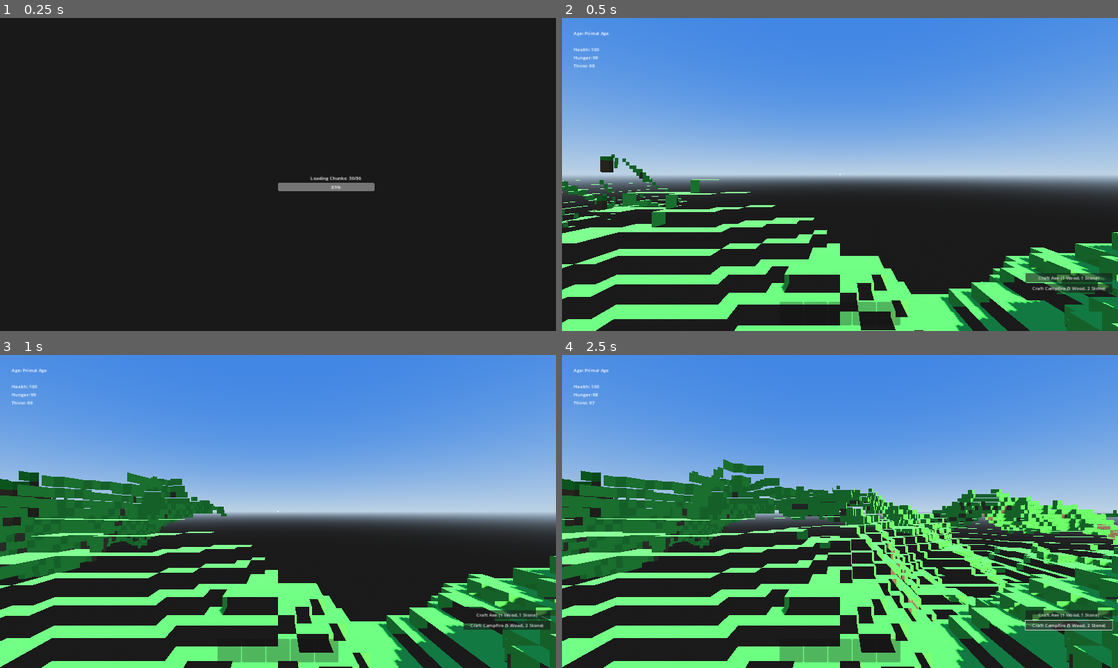
Above: before the commit, frames 1-4 (two rows, left to right).
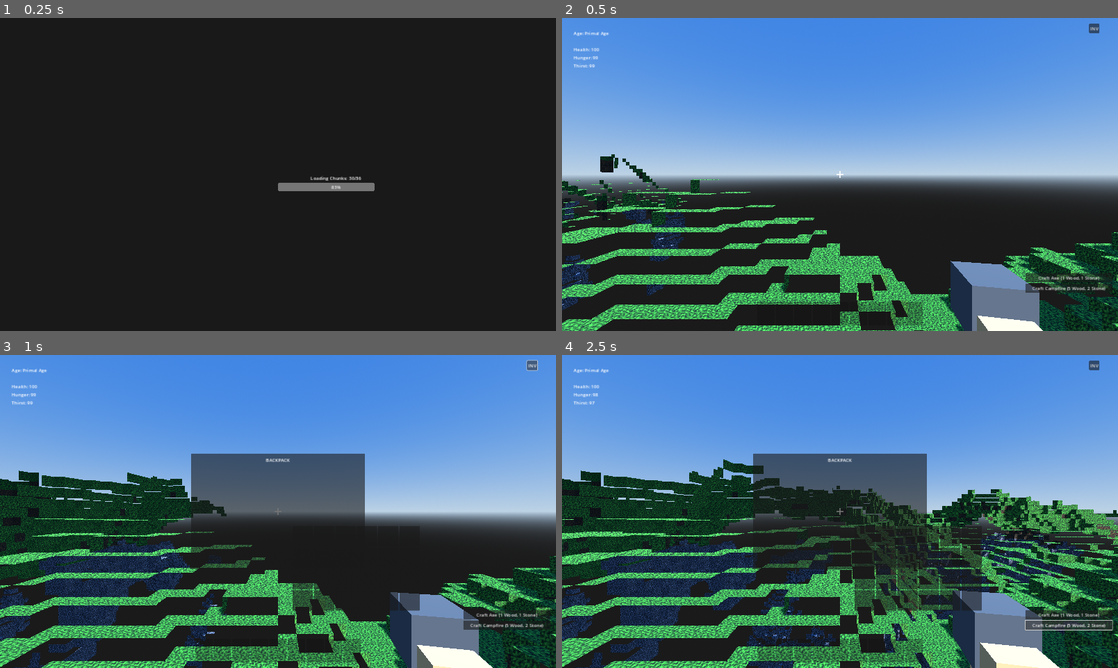
Above: after the commit, the same moments.

Repository: rizwanrizz78/agebound
Game: Godot game, scene res://scenes/Main.tscn
Two runs of this game, one before a commit and one after it. Both use one fixed random seed, a clock stepped at 60 frames per second and the inputs below.
Inputs (mouse positions are in pixels of both pictures, inside the frame that each line leads up to):
- Up to frame 1 (0.25 s): no input
- Up to frame 2 (0.5 s): no input
- Up to frame 3 (1 s): click (533, 364) at 0.5 s, where only the run after the commit has a clickable "INV"
- Up to frame 4 (2.5 s): click "Craft Axe (1 Wood, 1 Stone)" at 1.25 s; click "Craft Campfire (5 Wood, 2 Sto…" at 2 s

Frame 1 is identical in both runs. In frame 2, 17% of the frame differs, in the area x 0-100%, y 1-100%; in frame 3, 34%; in frame 4, 44%.
Error in both runs: Cannot call method 'has_method' on a previously freed instance. (res://scripts/Main.gd:34)

Commit message:
feat: Vertical Slice Polish (Visuals, Inventory, Terrain)
- Fixed Crosshair visibility (24x24px) and increased Reach Distance (5.0m).
- Fixed Camera Spin by clamping pitch and separating yaw/pitch nodes.
- Added Player Embodiment (Procedural Hand/Tool mesh with sway).
- Implemented Procedural Textures (Noise) and UVs for blocks.
- Improved World Gen with deep Stone layers and 3D Noise Caves.
- Expanded Hotbar to 9 slots and added Backpack UI (GridContainer).

Co-authored-by: rizwanrizz78 <177443404+rizwanrizz78@users.noreply.github.com>

Diff:
--- a/scripts/player/Player.gd
+++ b/scripts/player/Player.gd
@@ -31,10 +31,15 @@
 	head.add_child(camera)
 	camera.current = true
 
+	# Add Hands (Embodiment)
+	_setup_hands()
+
 	raycast = RayCast3D.new()
 	camera.add_child(raycast)
-	raycast.target_position = Vector3(0, 0, -4) # 4 meters range
+	raycast.target_position = Vector3(0, 0, -5) # 5 meters range
 	raycast.enabled = true
+	raycast.collision_mask = 1 # Terrain only? Need to ensure
+	raycast.exclude_parent = true # Should ignore player
 
 	Global.player_position = global_position
 
@@ -68,6 +73,9 @@
 var max_break_time = 0.8 # Seconds (Primal Age default)
 
 func _process(delta):
+	# Handle Hand Animation (Sway)
+	_process_hand_sway(delta)
+
 	# Handle Interaction
 	if raycast.is_colliding():
 		var collider = raycast.get_collider()
@@ -119,9 +127,64 @@
 	if Global.input_look != Vector2.ZERO:
 		# Use sensitivity directly
 		var look = Global.input_look
+		# Yaw on Body
 		rotate_y(deg_to_rad(-look.x))
-		# Rotate head for pitch
+		# Pitch on Head/Camera
 		if head:
 			head.rotate_x(deg_to_rad(-look.y))
-			head.rotation.x = clamp(head.rotation.x, deg_to_rad(-89), deg_to_rad(89))
+			# Clamp Vertical Rotation (-80 to 80 degrees)
+			head.rotation.x = clamp(head.rotation.x, deg_to_rad(-80), deg_to_rad(80))
 		Global.input_look = Vector2.ZERO # Reset input
+
+# Hand Visuals
+var hand_node : Node3D
+
+func _setup_hands():
+	hand_node = Node3D.new()
+	camera.add_child(hand_node)
+	hand_node.position = Vector3(0.5, -0.4, -0.6) # Bottom right
+	hand_node.rotation_degrees = Vector3(0, -10, 0)
+
+	# Arm
+	var arm_mesh = MeshInstance3D.new()
+	var box = BoxMesh.new()
+	box.size = Vector3(0.15, 0.6, 0.15)
+	arm_mesh.mesh = box
+	# Simple skin material
+	var mat = StandardMaterial3D.new()
+	mat.albedo_color = Color(0.8, 0.6, 0.4)
+	arm_mesh.material_override = mat
+	hand_node.add_child(arm_mesh)
+	arm_mesh.position.y = -0.3 # Offset so top is at origin
+
+	# Tool/Hand
+	var tool_mesh = MeshInstance3D.new()
+	var tool_box = BoxMesh.new()
+	tool_box.size = Vector3(0.18, 0.18, 0.18)
+	tool_mesh.mesh = tool_box
+	var tool_mat = StandardMaterial3D.new()
+	tool_mat.albedo_color = Color(0.3, 0.3, 0.3) # Stone
+	tool_mesh.material_override = tool_mat
+	hand_node.add_child(tool_mesh)
+	tool_mesh.position.y = 0.0
+	tool_mesh.position.z = -0.1
+
+func _process_hand_sway(delta):
+	if hand_node:
+		# Simple sway based on input/velocity
+		var target_pos = Vector3(0.5, -0.4, -0.6)
+		var target_rot = Vector3(0, deg_to_rad(-10), 0)
+
+		if velocity.length() > 0.1:
+			var time = Time.get_ticks_msec() / 200.0
+			target_pos.y += sin(time) * 0.05
+			target_pos.x += cos(time * 0.5) * 0.02
+
+		if Global.is_breaking:
+			# Swing animation
+			var time = Time.get_ticks_msec() / 100.0
+			target_rot.x += sin(time * 10.0) * 0.5
+			target_pos.z -= abs(sin(time * 10.0)) * 0.2
+
+		hand_node.position = hand_node.position.lerp(target_pos, delta * 5.0)
+		hand_node.rotation = hand_node.rotation.lerp(target_rot, delta * 10.0)
--- a/scripts/ui/HUD.gd
+++ b/scripts/ui/HUD.gd
@@ -9,6 +9,9 @@
 var break_progress : ProgressBar
 var hotbar_container : HBoxContainer
 var hotbar_slots = []
+var backpack_panel : Panel
+var backpack_grid : GridContainer
+var is_inventory_open = false
 
 var craft_axe_btn : Button
 var craft_campfire_btn : Button
@@ -56,9 +59,10 @@
 	hotbar_container.offset_top = -100
 	add_child(hotbar_container)
 
-	for i in range(5):
+	# 9 Slots
+	for i in range(9):
 		var slot = Panel.new()
-		slot.custom_minimum_size = Vector2(80, 80)
+		slot.custom_minimum_size = Vector2(60, 60) # Slightly smaller to fit 9
 		var lbl = Label.new()
 		lbl.text = ""
 		lbl.horizontal_alignment = HORIZONTAL_ALIGNMENT_CENTER
@@ -71,27 +75,82 @@
 	# Crosshair (Center)
 	var crosshair = ColorRect.new()
 	crosshair.set_anchors_preset(Control.PRESET_CENTER)
-	crosshair.custom_minimum_size = Vector2(4, 4)
+	crosshair.custom_minimum_size = Vector2(24, 4) # Horizontal bar
 	crosshair.color = Color(1, 1, 1, 0.8)
-	crosshair.position = -crosshair.custom_minimum_size / 2 # Center pivot manually?
-	# Actually PRESET_CENTER centers it relative to parent size, but origin is top-left.
-	# We need to offset by half size.
-	# But let's just use CenterContainer if needed, or simple offset logic.
-	# A 4x4 rect at center is fine.
+	crosshair.position = -crosshair.custom_minimum_size / 2
 	add_child(crosshair)
-	# Fix position after adding?
-	# Better to use a CenterContainer for crosshair? Overkill.
-	# Just set position in _process or use anchors with offset.
+
+	var crosshair_v = ColorRect.new()
+	crosshair_v.set_anchors_preset(Control.PRESET_CENTER)
+	crosshair_v.custom_minimum_size = Vector2(4, 24) # Vertical bar
+	crosshair_v.color = Color(1, 1, 1, 0.8)
+	crosshair_v.position = -crosshair_v.custom_minimum_size / 2
+	add_child(crosshair_v)
+
+	# Ensure proper centering
 	crosshair.grow_horizontal = Control.GROW_DIRECTION_BOTH
 	crosshair.grow_vertical = Control.GROW_DIRECTION_BOTH
 	crosshair.anchor_left = 0.5
 	crosshair.anchor_top = 0.5
 	crosshair.anchor_right = 0.5
 	crosshair.anchor_bottom = 0.5
-	crosshair.offset_left = -2
+	crosshair.offset_left = -12
 	crosshair.offset_top = -2
-	crosshair.offset_right = 2
+	crosshair.offset_right = 12
 	crosshair.offset_bottom = 2
+
+	crosshair_v.grow_horizontal = Control.GROW_DIRECTION_BOTH
+	crosshair_v.grow_vertical = Control.GROW_DIRECTION_BOTH
+	crosshair_v.anchor_left = 0.5
+	crosshair_v.anchor_top = 0.5
+	crosshair_v.anchor_right = 0.5
+	crosshair_v.anchor_bottom = 0.5
+	crosshair_v.offset_left = -2
+	crosshair_v.offset_top = -12
+	crosshair_v.offset_right = 2
+	crosshair_v.offset_bottom = 12
+
+	# Inventory Toggle Button (Top Right)
+	var inv_btn = Button.new()
+	inv_btn.text = "INV"
+	inv_btn.set_anchors_preset(Control.PRESET_TOP_RIGHT)
+	inv_btn.position = Vector2(-100, 20)
+	inv_btn.pressed.connect(_toggle_inventory)
+	add_child(inv_btn)
+
+	# Backpack UI (Hidden by default)
+	backpack_panel = Panel.new()
+	backpack_panel.set_anchors_preset(Control.PRESET_CENTER)
+	backpack_panel.custom_minimum_size = Vector2(600, 400)
+	backpack_panel.position = Vector2(-300, -200) # Offset center
+	add_child(backpack_panel)
+	backpack_panel.hide()
+
+	var bp_label = Label.new()
+	bp_label.text = "BACKPACK"
+	bp_label.horizontal_alignment = HORIZONTAL_ALIGNMENT_CENTER
+	bp_label.position.y = 10
+	bp_label.custom_minimum_size.x = 600
+	backpack_panel.add_child(bp_label)
+
+	backpack_grid = GridContainer.new()
+	backpack_grid.columns = 6
+	backpack_grid.set_anchors_preset(Control.PRESET_CENTER)
+	backpack_grid.position = Vector2(50, 50)
+	backpack_panel.add_child(backpack_grid)
+
+	# Create 24 slots
+	for i in range(24):
+		var slot = Panel.new()
+		slot.custom_minimum_size = Vector2(70, 70)
+		# Just visuals for prototype
+		var lbl = Label.new()
+		lbl.text = "Empty"
+		lbl.horizontal_alignment = HORIZONTAL_ALIGNMENT_CENTER
+		lbl.vertical_alignment = VERTICAL_ALIGNMENT_CENTER
+		lbl.set_anchors_preset(Control.PRESET_FULL_RECT)
+		slot.add_child(lbl)
+		backpack_grid.add_child(slot)
 
 	# Break Progress Bar (Center)
 	break_progress = ProgressBar.new()
@@ -175,6 +234,8 @@
 func _on_inventory_changed():
 	# Simple visualization: Fill slots with inventory items
 	var items = Global.player_inventory.keys()
+
+	# Update Hotbar
 	for i in range(hotbar_slots.size()):
 		var slot = hotbar_slots[i]
 		if i < items.size():
@@ -185,6 +246,28 @@
 		else:
 			slot["label"].text = ""
 			slot["panel"].modulate = Color(0.5, 0.5, 0.5, 0.5) # Empty
+
+	# Update Backpack (Duplicate for prototype)
+	# Ideally backpack shows ALL items, hotbar shows selected.
+	# For now, just mirror or fill.
+	if backpack_grid:
+		for i in range(backpack_grid.get_child_count()):
+			var slot = backpack_grid.get_child(i)
+			var lbl = slot.get_child(0)
+			if i < items.size():
+				var item = items[i]
+				var count = Global.player_inventory[item]
+				lbl.text = item + "\nx" + str(count)
+			else:
+				lbl.text = ""
+
+func _toggle_inventory():
+	is_inventory_open = !is_inventory_open
+	if is_inventory_open:
+		backpack_panel.show()
+		# Release mouse if on PC, but on mobile it's fine
+	else:
+		backpack_panel.hide()
 
 func _on_craft_axe():
 	CraftingSystem.craft("stone_axe")
--- a/scripts/world/VoxelChunk.gd
+++ b/scripts/world/VoxelChunk.gd
@@ -26,10 +26,29 @@
 	var st = SurfaceTool.new()
 	st.begin(Mesh.PRIMITIVE_TRIANGLES)
 
-	# Using a basic material with vertex colors
+	# Using a basic material with vertex colors AND procedural noise texture
 	var material = StandardMaterial3D.new()
 	material.vertex_color_use_as_albedo = true
 	material.roughness = 1.0
+
+	# Create detail noise texture programmatically
+	var noise = FastNoiseLite.new()
+	noise.seed = 1234
+	noise.frequency = 0.1
+	var noise_tex = NoiseTexture2D.new()
+	noise_tex.noise = noise
+	noise_tex.width = 64
+	noise_tex.height = 64
+	noise_tex.seamless = true
+
+	# We rely on Godot to generate this texture (async usually),
+	# but NoiseTexture2D might not be ready instantly?
+	# Better to use a static or global material to avoid recreating noise per chunk.
+	# But for prototype, we can use simple UVs with a 1x1 white texture tint or just vertex colors.
+	# Actually, adding a detail texture adds "texture" feel.
+	material.albedo_texture = noise_tex
+	material.texture_filter = BaseMaterial3D.TEXTURE_FILTER_NEAREST
+
 	mesh_instance.material_override = material
 
 	for x in range(CHUNK_SIZE):
@@ -64,14 +83,19 @@
 	if world.modified_blocks.has(pos):
 		return world.modified_blocks[pos]
 
-	# Simple terrain generation logic
-	# Use noise for height map
+	# Base Terrain Height
 	var height = int((noise.get_noise_2d(pos.x, pos.z) + 1.0) * 0.5 * 32.0) + 16
 
+	# Cave Generation (3D Noise)
+	if pos.y < height and pos.y < 30: # Only carve below surface
+		# Use a different frequency for caves
+		var cave_noise = noise.get_noise_3d(pos.x * 2.0, pos.y * 2.0, pos.z * 2.0)
+		if cave_noise > 0.4: # Threshold for air pockets
+			return BlockData.Type.AIR
+
 	# Tree Logic
-	# Use a pseudo-random check based on position (deterministic)
-	var tree_noise = noise.get_noise_2d(pos.x * 2.5, pos.z * 2.5) # Different scale
-	var is_tree_pos = (tree_noise > 0.6) and (height > 20) # Only on high ground/grass
+	var tree_noise = noise.get_noise_2d(pos.x * 2.5, pos.z * 2.5)
+	var is_tree_pos = (tree_noise > 0.6) and (height > 20)
 
 	if is_tree_pos:
 		if pos.y > height and pos.y <= height + 4:
@@ -82,7 +106,7 @@
 	if pos.y > height:
 		return BlockData.Type.AIR
 	elif pos.y == height:
-		if pos.y < 20: # Water level or sand level?
+		if pos.y < 20:
 			return BlockData.Type.SAND
 		return BlockData.Type.GRASS
 	elif pos.y > height - 4:
@@ -116,10 +140,18 @@
 
 func add_face(st : SurfaceTool, v1, v2, v3, v4, normal):
 	st.set_normal(normal)
+	# Simple UVs mapping 0..1 based on vertex pos (local)
+	# This aligns texture to block grid
+	st.set_uv(Vector2(0, 0))
 	st.add_vertex(v1)
+	st.set_uv(Vector2(1, 0))
 	st.add_vertex(v2)
+	st.set_uv(Vector2(1, 1))
 	st.add_vertex(v3)
 
+	st.set_uv(Vector2(0, 0))
 	st.add_vertex(v1)
+	st.set_uv(Vector2(1, 1))
 	st.add_vertex(v3)
+	st.set_uv(Vector2(0, 1))
 	st.add_vertex(v4)
Not shown, changed: README.md
